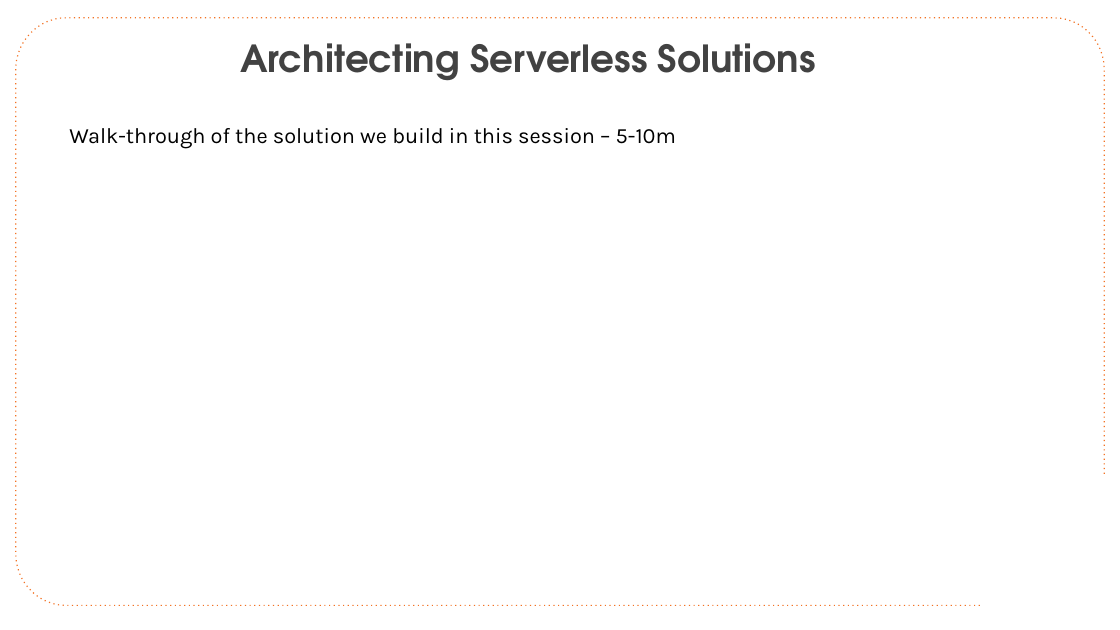
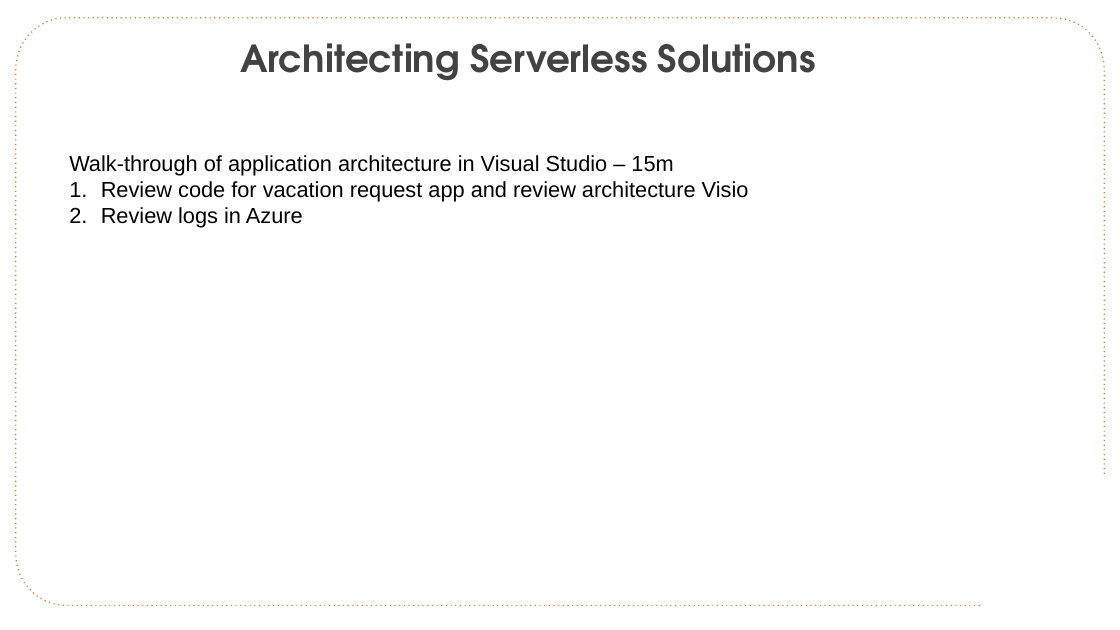
Before and after one commit to CloudSpecOps/Serverless-Architectures-with-Azure, a slide deck: slide 30 of Session Presentation/Azure-Serverless-Architecture-Session-Day-2.pptx. Drawn at 1120x630 pixels with LibreOffice and Linux fonts; fonts in the diff are those of the drawing; background and template pictures are left out. Boxes give left, top, right and bottom in pixels: in the first picture for what was removed or moved away, otherwise in the second. Text is boxed around its words. In the diff, an @@ line names an element or a change of style, - is before the commit and + after.

Commit message:
Updates for Walk-throughs

```diff
--- a/Session Presentation/Azure-Serverless-Architecture-Session-Day-2.pptx
+++ b/Session Presentation/Azure-Serverless-Architecture-Session-Day-2.pptx
@@ text removed at (69, 128, 676, 149) @@
-Walk-through of the solution we build in this session – 5-10m
@@ text added at (69, 155, 749, 228), 28 pt, text #000000 @@
+Walk-through of application architecture in Visual Studio – 15m
+1. Review code for vacation request app and review architecture Visio
+2. Review logs in Azure
```
Also in this commit, not shown: 5 other slides changed, 1 other file.
